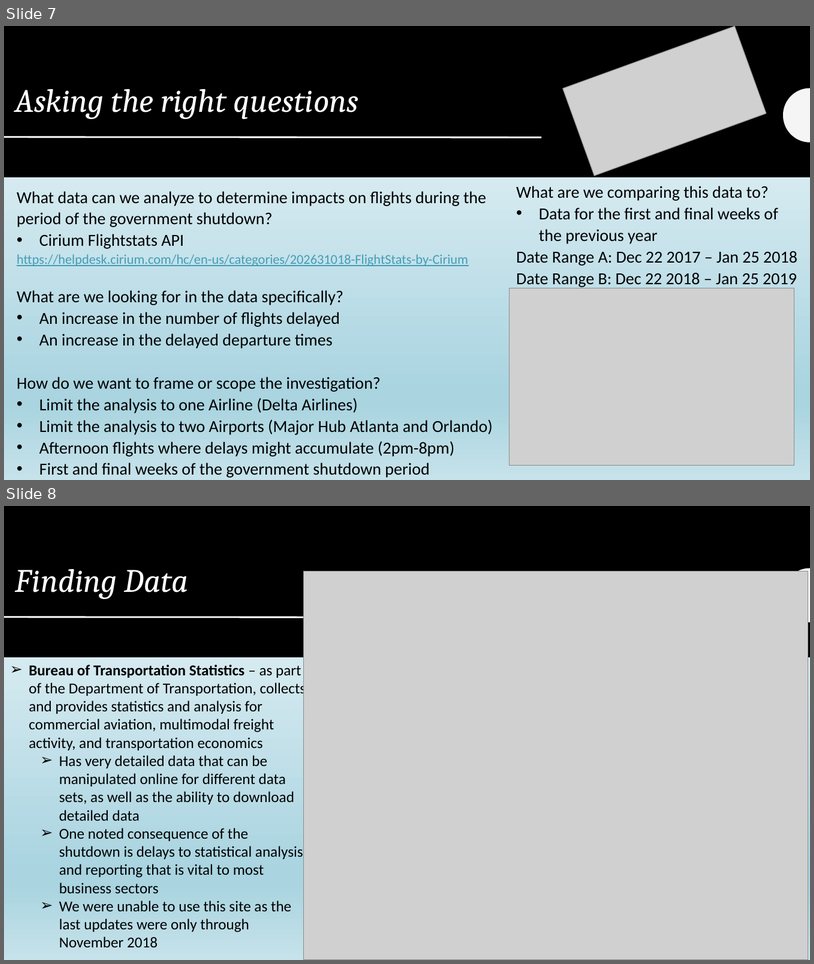
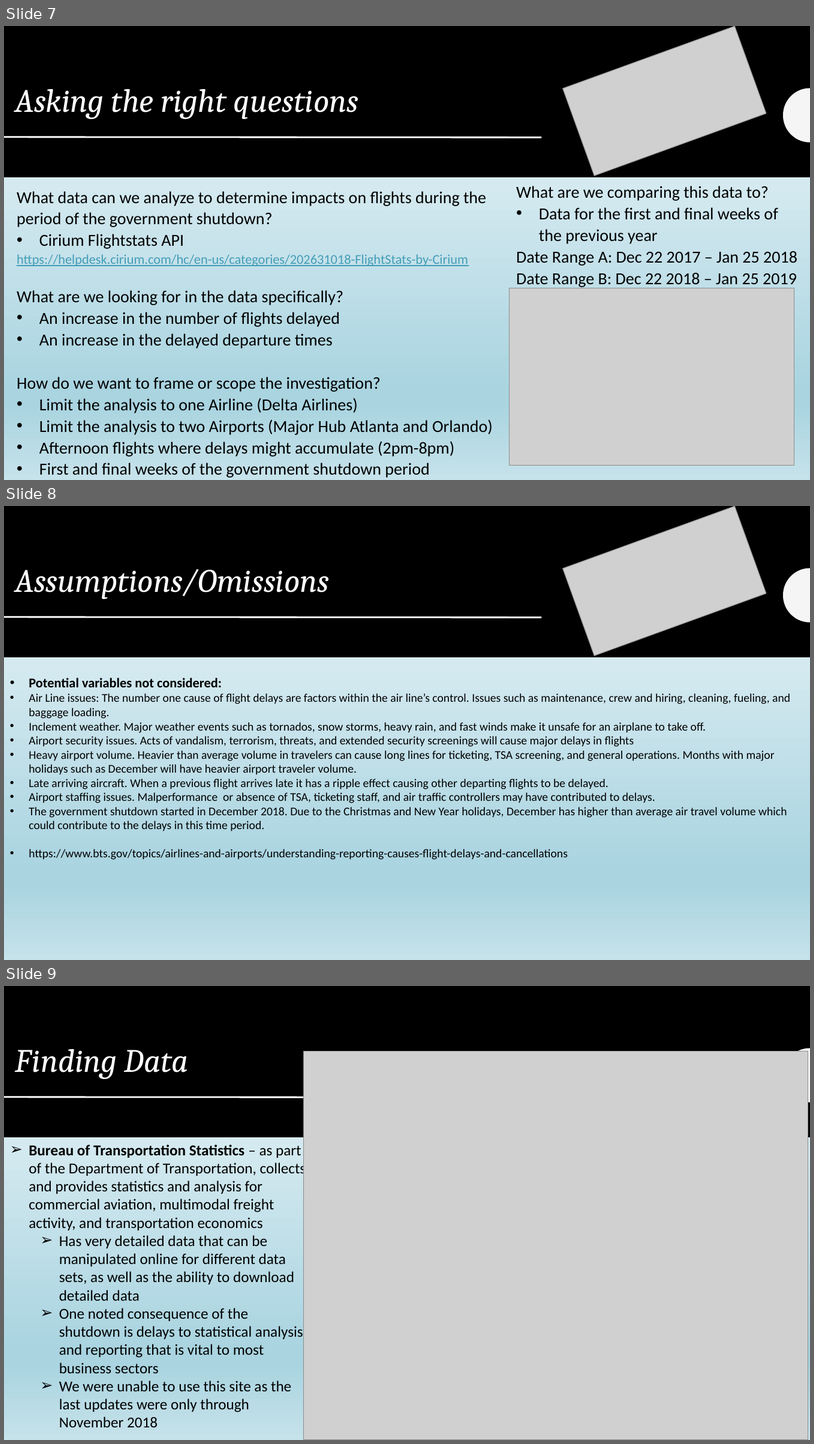
Before and after one commit to leannesevier/BAMF-Project-7, a slide deck: BAMF Presentation.pptx. Shown one above the other, each under a label of ours: slides 7 and 8 before the commit, slides 7, 8 and 9 after it. The pictures are 814x964 and 814x1444 pixels, drawn with LibreOffice and Linux fonts; fonts in the diff are those of the drawing; grey boxes stand for pictures. Boxes give left, top, right and bottom in pixels: in the first picture for what was removed or moved away, otherwise in the second. Text is boxed around its words. In the diff, an @@ line names an element or a change of style, - is before the commit and + after.

```diff
--- a/BAMF Presentation.pptx
+++ b/BAMF Presentation.pptx
@@ slide 8 added at (x1=4, y1=506, x2=810, y2=960), background gradient #F5FAFC to #A9D4E0 to #C6E2EA; not listed: 2 template elements that a slide beside it also shows @@
@@ rectangle added at (x1=4, y1=506, x2=810, y2=960), fill gradient #F5FAFC to #A9D4E0 to #C6E2EA @@
@@ rectangle added at (x1=4, y1=506, x2=810, y2=657), fill #000000 @@
@@ picture added at (x1=563, y1=506, x2=767, y2=655) @@
@@ title added at (x1=15, y1=569, x2=329, y2=599), 39 pt, text #FFFFFF, italic @@
+Assumptions/Omissions
@@ freeform shape added at (x1=784, y1=568, x2=810, y2=623), fill #F5F5F5 @@
@@ line added from (4, 617) to (542, 618), #FFFFFF 2 pt @@
@@ text added at (x1=29, y1=678, x2=791, y2=859), 14 pt, text #000000 @@
+• Potential variables not considered:
+• Air Line issues: The number one cause of flight delays are factors within the air line’s control. Issues such as maintenance, crew and hiring, cleaning, fueling, and baggage loading.
+• Inclement weather. Major weather events such as tornados, snow storms, heavy rain, and fast winds make it unsafe for an airplane to take off.
+• Airport security issues. Acts of vandalism, terrorism, threats, and extended security screenings will cause major delays in flights
+• Heavy airport volume. Heavier than average volume in travelers can cause long lines for ticketing, TSA screening, and general operations. Months with major holidays such as December will have heavier airport traveler volume.
+• Late arriving aircraft. When a previous flight arrives late it has a ripple effect causing other departing flights to be delayed.
+• Airport staffing issues. Malperformance or absence of TSA, ticketing staff, and air traffic controllers may have contributed to delays.
+• The government shutdown started in December 2018. Due to the Christmas and New Year holidays, December has higher than average air travel volume which could contribute to the delays in this time period.
+• https://www.bts.gov/topics/airlines-and-airports/understanding-reporting-causes-flight-delays-and-cancellations
@@ what was slide 8 is now slide 9 @@
```
Also in this commit, not shown: 4 slides changed, 5 other slides added, 1 slide removed, 2 other files.
